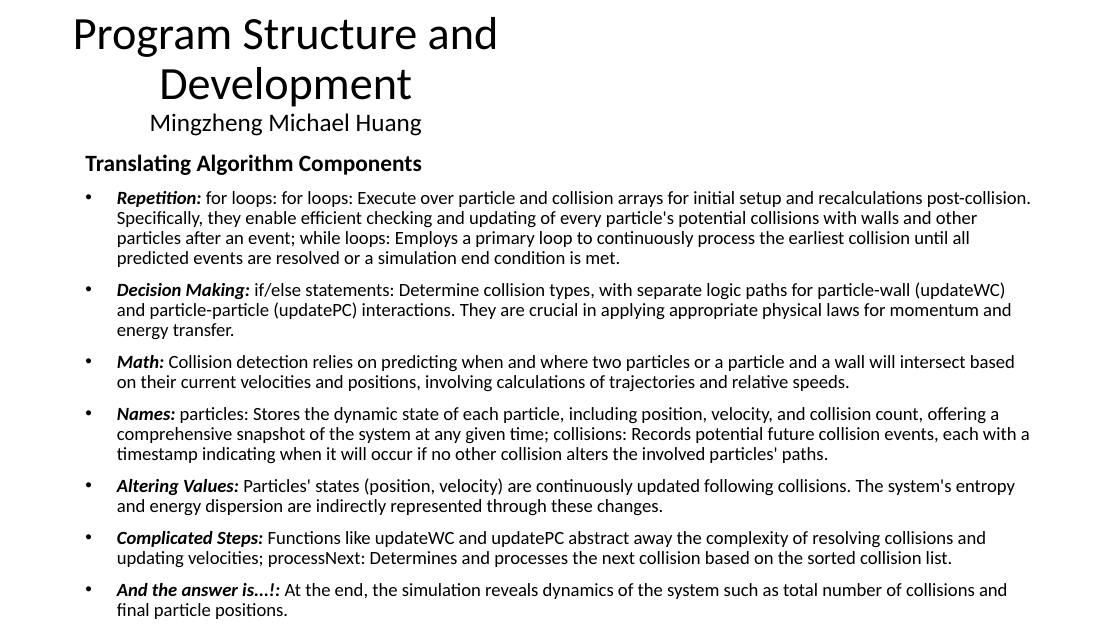
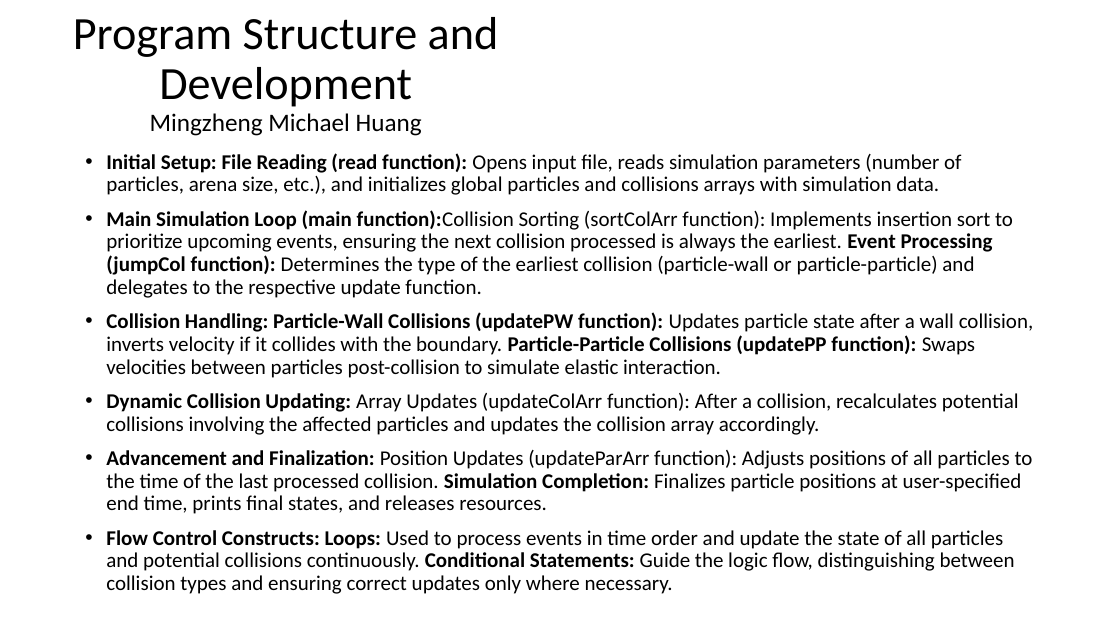
Before and after one commit to MichaelWong1024/CSEps, a slide deck: slide 1 of hw4finalfinal/slides.pptx. Drawn at 1120x630 pixels with LibreOffice and Linux fonts; fonts in the diff are those of the drawing. Boxes give left, top, right and bottom in pixels: in the first picture for what was removed or moved away, otherwise in the second. Text is boxed around its words. In the diff, an @@ line names an element or a change of style, - is before the commit and + after.

```diff
--- a/hw4finalfinal/slides.pptx
+++ b/hw4finalfinal/slides.pptx
@@ text at bbox=[106, 153, 1033, 594]: text changed; size 16 to 18 pt @@
-Translating Algorithm Components
-• Repetition: for loops: for loops: Execute over particle and collision arrays for initial setup and recalculations post-collision. Specifically, they enable efficient checking and updating of every particle's potential collisions with walls and other particles after an event; while loops: Employs a primary loop to continuously process the earliest collision until all predicted events are resolved or a simulation end condition is met.
-• Decision Making: if/else statements: Determine collision types, with separate logic paths for particle-wall (updateWC) and particle-particle (updatePC) interactions. They are crucial in applying appropriate physical laws for momentum and energy transfer.
-• Math: Collision detection relies on predicting when and where two particles or a particle and a wall will intersect based on their current velocities and positions, involving calculations of trajectories and relative speeds.
-• Names: particles: Stores the dynamic state of each particle, including position, velocity, and collision count, offering a comprehensive snapshot of the system at any given time; collisions: Records potential future collision events, each with a timestamp indicating when it will occur if no other collision alters the involved particles' paths.
-• Altering Values: Particles' states (position, velocity) are continuously updated following collisions. The system's entropy and energy dispersion are indirectly represented through these changes.
-• Complicated Steps: Functions like updateWC and updatePC abstract away the complexity of resolving collisions and updating velocities; processNext: Determines and processes the next collision based on the sorted collision list.
-• And the answer is...!: At the end, the simulation reveals dynamics of the system such as total number of collisions and final particle positions.
+• Initial Setup: File Reading (read function): Opens input file, reads simulation parameters (number of particles, arena size, etc.), and initializes global particles and collisions arrays with simulation data.
+• Main Simulation Loop (main function):Collision Sorting (sortColArr function): Implements insertion sort to prioritize upcoming events, ensuring the next collision processed is always the earliest. Event Processing (jumpCol function): Determines the type of the earliest collision (particle-wall or particle-particle) and delegates to the respective update function.
+• Collision Handling: Particle-Wall Collisions (updatePW function): Updates particle state after a wall collision, inverts velocity if it collides with the boundary. Particle-Particle Collisions (updatePP function): Swaps velocities between particles post-collision to simulate elastic interaction.
+• Dynamic Collision Updating: Array Updates (updateColArr function): After a collision, recalculates potential collisions involving the affected particles and updates the collision array accordingly.
+• Advancement and Finalization: Position Updates (updateParArr function): Adjusts positions of all particles to the time of the last processed collision. Simulation Completion: Finalizes particle positions at user-specified end time, prints final states, and releases resources.
+• Flow Control Constructs: Loops: Used to process events in time order and update the state of all particles and potential collisions continuously. Conditional Statements: Guide the logic flow, distinguishing between collision types and ensuring correct updates only where necessary.
```
Also in this commit, not shown: 2 slides added, 1 slide removed, 12 other files.
